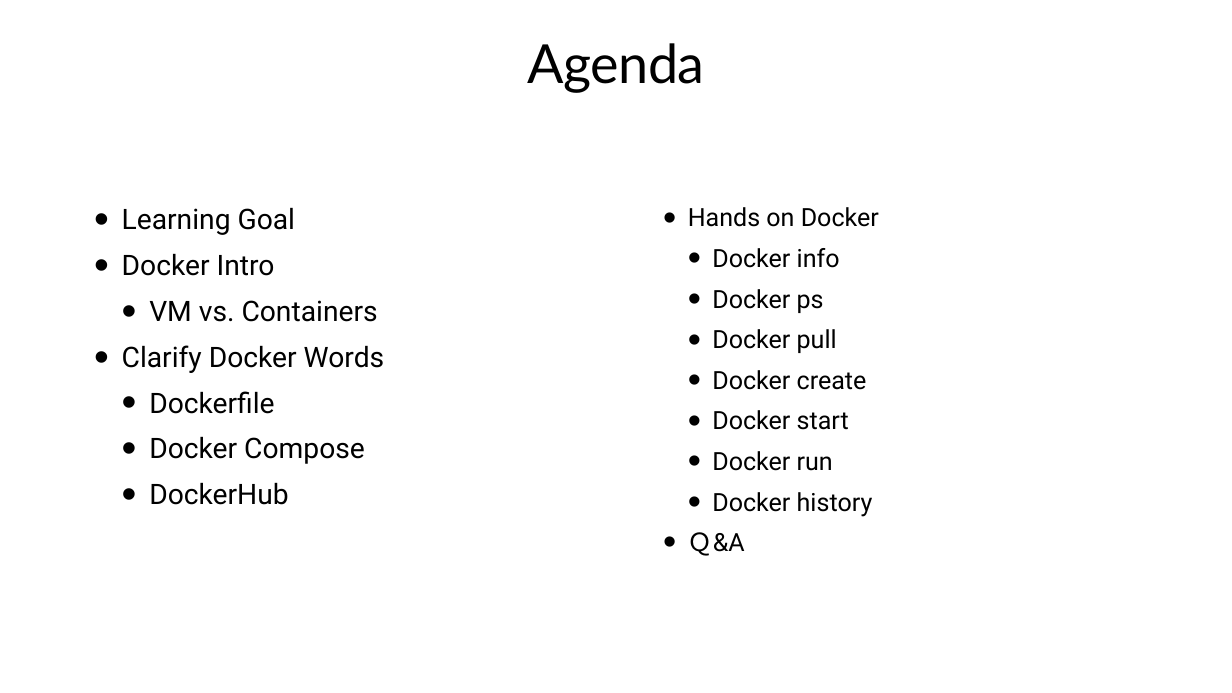
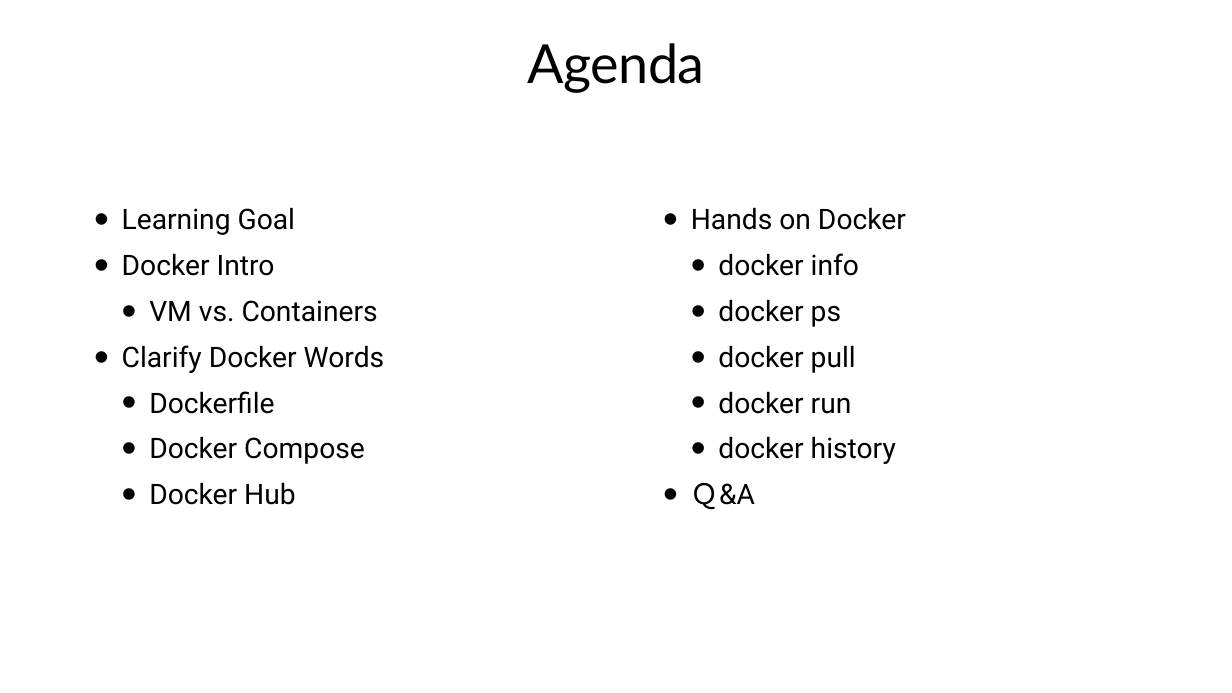
Before and after one commit to cathaylife-devops/docker-tutorial, a slide deck: slide 2 of docker-baby/docker-baby.pptx. Drawn at 1232x693 pixels with LibreOffice and Linux fonts; fonts in the diff are those of the drawing. Boxes give left, top, right and bottom in pixels: in the first picture for what was removed or moved away, otherwise in the second. Text is boxed around its words. In the diff, an @@ line names an element or a change of style, - is before the commit and + after.

```diff
--- a/docker-baby/docker-baby.pptx
+++ b/docker-baby/docker-baby.pptx
@@ text at (691, 207, 906, 510): size 39.2 to 44 pt in "Hands on Docker", "Ｑ&A"; indent changed; more space between paragraphs @@
@@ text at (718, 253, 896, 464): text changed; size 39.2 to 44 pt @@
-  • Docker info
-  • Docker ps
-  • Docker pull
-  • Docker create
-  • Docker start
-  • Docker run
-  • Docker history
+  • docker info
+  • docker ps
+  • docker pull
+  • docker run
+  • docker history
@@ text at (149, 482, 296, 505): spaces changed @@
-  • DockerHub
+  • Docker Hub
```
Also in this commit, not shown: 10 other slides changed, 1 slide added, 3 other files.
